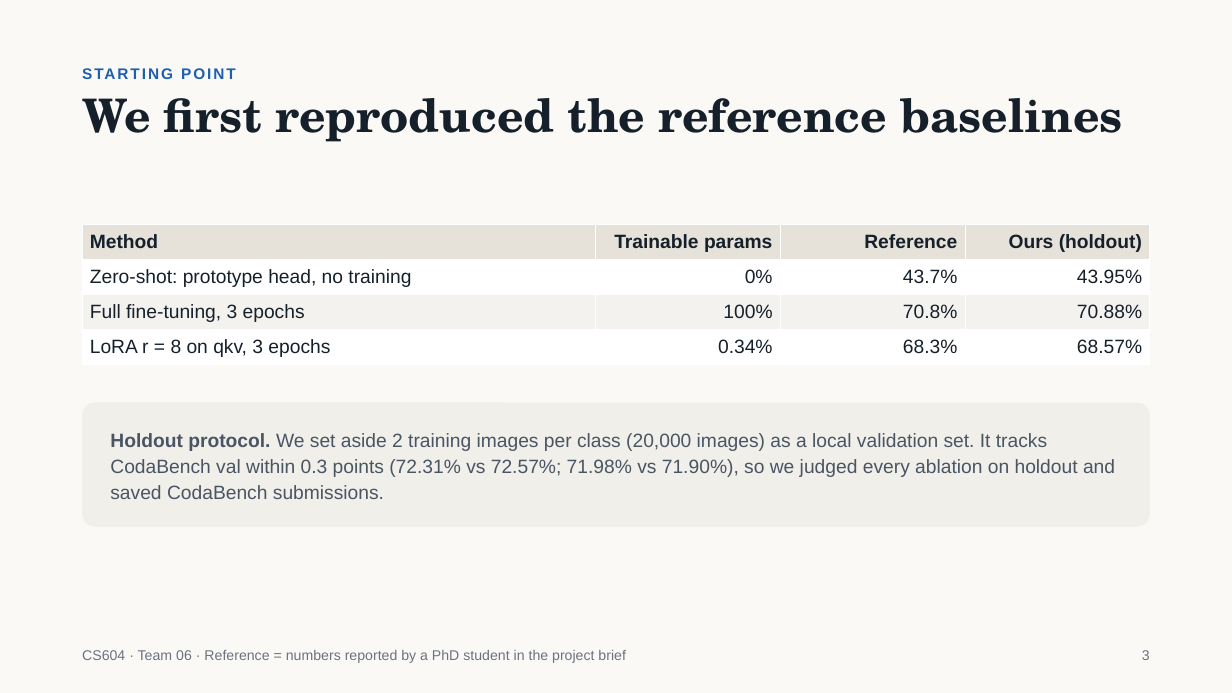
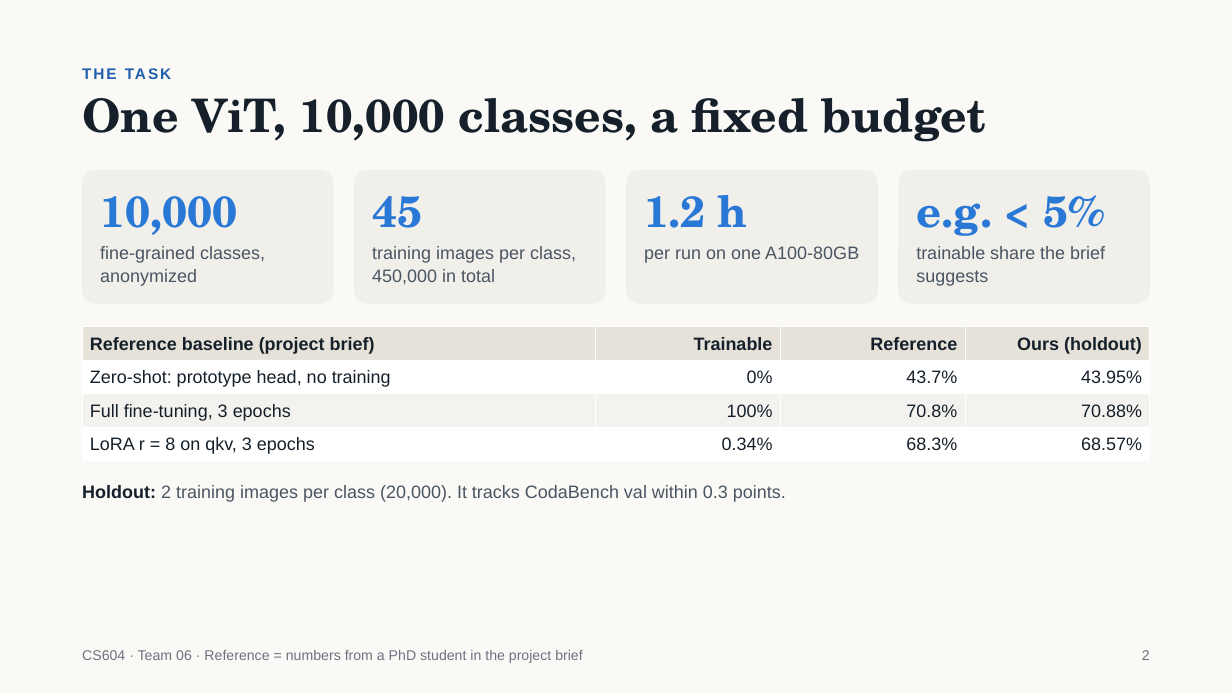
Before and after one commit to jiaobuchong/deep-cv, a slide deck: slide 2 of cs604_team06_slides.pptx (slide 3 before the commit). Drawn at 1232x693 pixels with LibreOffice and Linux fonts; fonts in the diff are those of the drawing. Boxes give left, top, right and bottom in pixels: in the first picture for what was removed or moved away, otherwise in the second. Text is boxed around its words. In the diff, an @@ line names an element or a change of style, - is before the commit and + after.

```diff
--- a/cs604_team06_slides.pptx
+++ b/cs604_team06_slides.pptx
@@ text at [82, 64, 1151, 82]: text changed @@
-STARTING POINT
+THE TASK
@@ title removed at [82, 98, 1122, 142] @@
-We first reproduced the reference baselines
@@ title added at [82, 98, 986, 142], 36 pt, text #15202B, bold @@
+One ViT, 10,000 classes, a fixed budget
@@ rounded rectangle added at [82, 170, 334, 304], fill #F1EFEA @@
@@ rounded rectangle added at [354, 170, 605, 304], fill #F1EFEA @@
@@ rounded rectangle added at [627, 170, 878, 304], fill #F1EFEA @@
@@ rounded rectangle added at [898, 170, 1150, 304], fill #F1EFEA @@
@@ text added at [100, 196, 237, 235], 34 pt, text #2A78D6, bold @@
+10,000
@@ text added at [372, 196, 422, 228], 34 pt, text #2A78D6, bold @@
+45
@@ text added at [644, 195, 748, 228], 34 pt, text #2A78D6, bold @@
+1.2 h
@@ text added at [916, 195, 1105, 236], 34 pt, text #2A78D6, bold @@
+e.g. < 5%
@@ text added at [100, 246, 265, 286], 14 pt, text #4A5563 @@
+fine-grained classes, anonymized
@@ text added at [372, 246, 576, 284], 14 pt, text #4A5563 @@
+training images per class, 450,000 in total
@@ text added at [644, 246, 859, 263], 14 pt, text #4A5563 @@
+per run on one A100-80GB
@@ text added at [916, 246, 1105, 286], 14 pt, text #4A5563 @@
+trainable share the brief suggests
@@ table at [82, 327, 1151, 461] @@
-row 1, column 1: Method
+row 1, column 1: Reference baseline (project brief)
-row 1, column 2: Trainable params
+row 1, column 2: Trainable
@@ size 15 to 14 pt in "Reference", "Ours (holdout)", "Zero-shot: prototype head, no training", "0%" and 10 more places @@
@@ line spacing 17.2pt to 16.1pt @@
@@ table: place and size @@
-table at [82, 225, 1151, 364]
+table at [82, 327, 1151, 461]
@@ rounded rectangle removed at [82, 403, 1151, 527] @@
@@ text at [82, 485, 786, 502]: text changed; size 15 to 14 pt @@
-Holdout protocol. We set aside 2 training images per class (20,000 images) as a local validation set. It tracks CodaBench val within 0.3 points (72.31% vs 72.57%; 71.98% vs 71.90%), so we judged every ablation on holdout and saved CodaBench submissions.
+Holdout: 2 training images per class (20,000). It tracks CodaBench val within 0.3 points.
@@ text at [82, 650, 583, 663]: text changed @@
-CS604 · Team 06 · Reference = numbers reported by a PhD student in the project brief
+CS604 · Team 06 · Reference = numbers from a PhD student in the project brief
@@ text at [1142, 650, 1150, 660]: text changed @@
-3
+2
```
Also in this commit, not shown: 5 other slides changed, 12 slides added, 9 slides removed, 11 other files.
